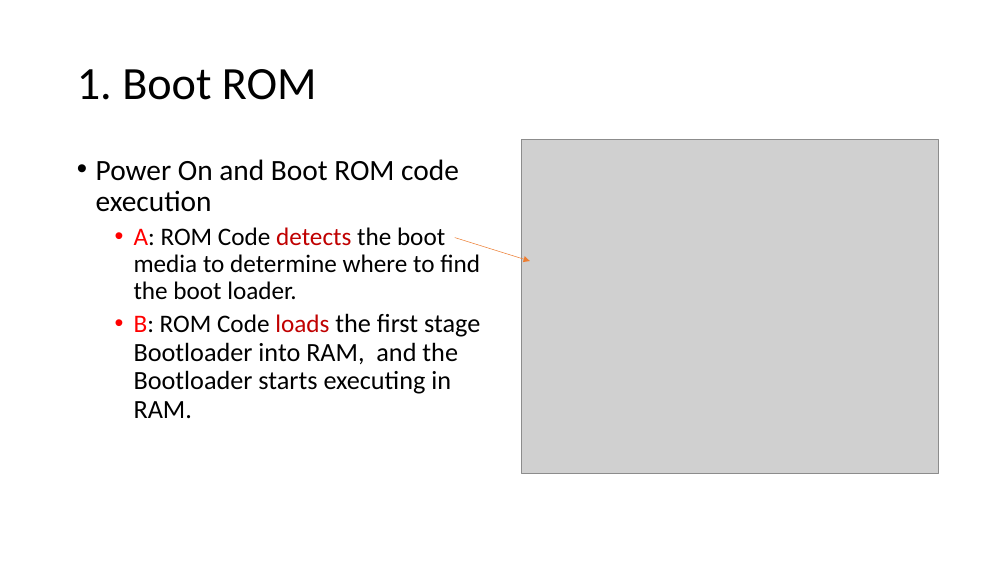
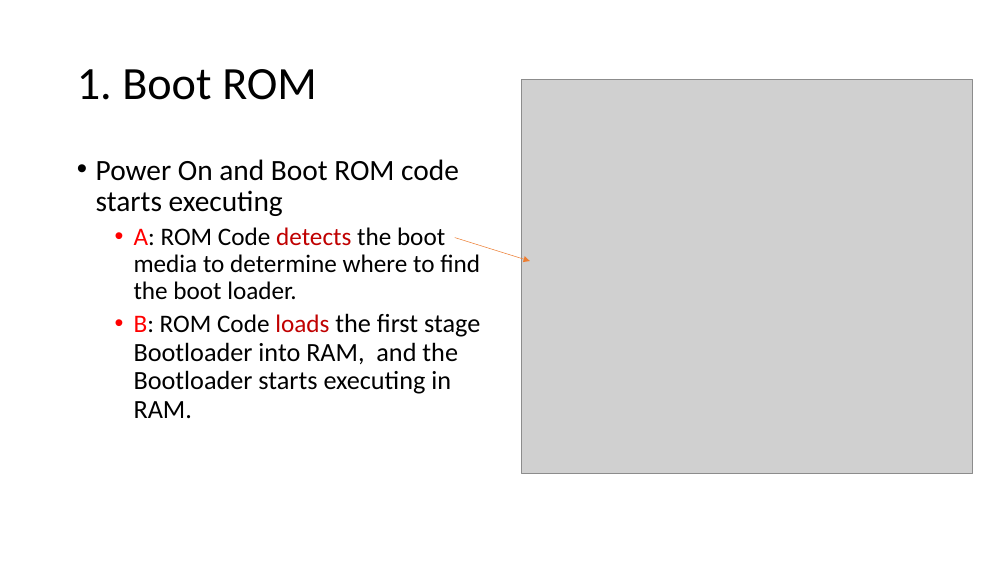
Before and after one commit to frankwxu/digital-forensics-lab, a slide deck: slide 21 of Andriod10/0_Intro_Pixel3_Andriod10.pptx (slide 17 before the commit). Drawn at 1008x567 pixels with LibreOffice and Linux fonts; fonts in the diff are those of the drawing; grey boxes stand for pictures; background and template pictures are left out. Boxes give left, top, right and bottom in pixels: in the first picture for what was removed or moved away, otherwise in the second. Text is boxed around its words. In the diff, an @@ line names an element or a change of style, - is before the commit and + after.

```diff
--- a/Andriod10/0_Intro_Pixel3_Andriod10.pptx
+++ b/Andriod10/0_Intro_Pixel3_Andriod10.pptx
@@ picture: place and size @@
-picture at box(522, 140, 938, 474)
+picture at box(522, 79, 972, 473)
@@ text at box(96, 159, 459, 216): text changed @@
-• Power On and Boot ROM code execution
+• Power On and Boot ROM code starts executing
```
Also in this commit, not shown: 10 other slides changed, 4 slides added, 1 other file.
